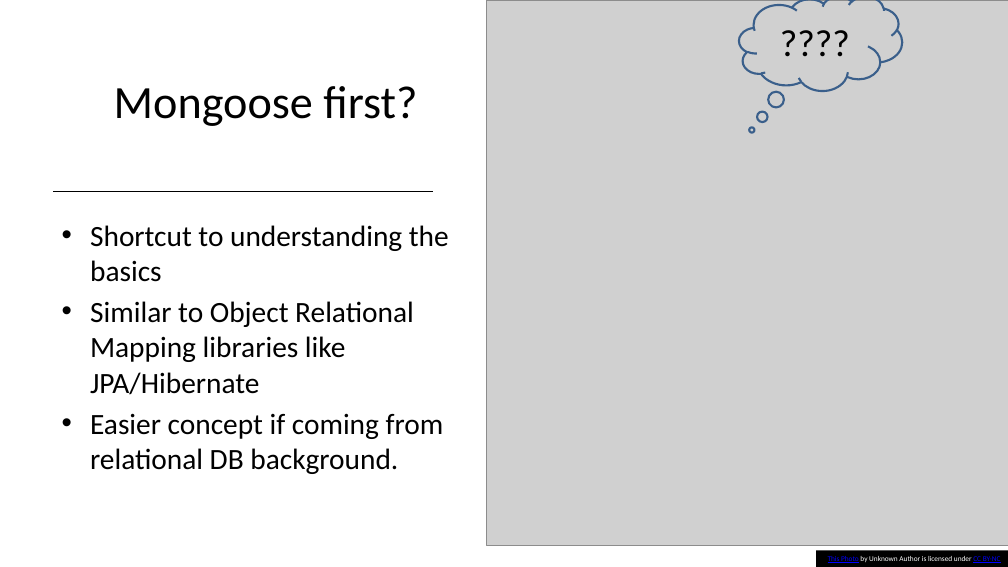
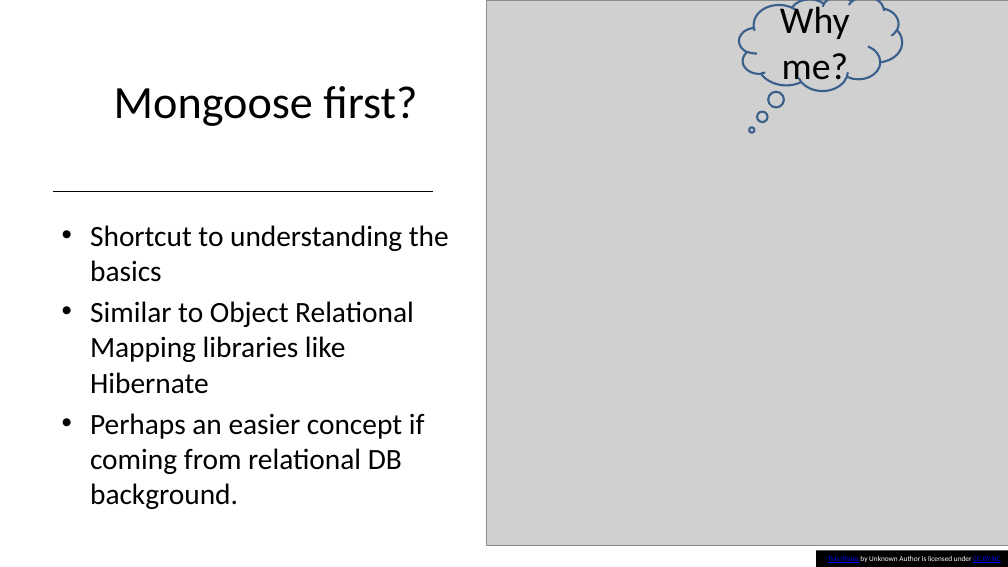
Before and after one commit to diarmuidoconnor/ict-2021, a slide deck: slide 16 of topic10/talk-0/mongoDB-2020.pptx (slide 18 before the commit). Drawn at 1008x567 pixels with LibreOffice and Linux fonts; fonts in the diff are those of the drawing; grey boxes stand for pictures. Boxes give left, top, right and bottom in pixels: in the first picture for what was removed or moved away, otherwise in the second. Text is boxed around its words. In the diff, an @@ line names an element or a change of style, - is before the commit and + after.

```diff
--- a/topic10/talk-0/mongoDB-2020.pptx
+++ b/topic10/talk-0/mongoDB-2020.pptx
@@ text in thought cloud at [780, 2, 850, 88]: text changed @@
-????
+Why me?
@@ text at [90, 301, 425, 509]: text changed @@
-• Similar to Object Relational Mapping libraries like JPA/Hibernate
-• Easier concept if coming from relational DB background.
+• Similar to Object Relational Mapping libraries like Hibernate
+• Perhaps an easier concept if coming from relational DB background.
```
Also in this commit, not shown: 9 other slides changed, 4 slides removed, 43 other files.
